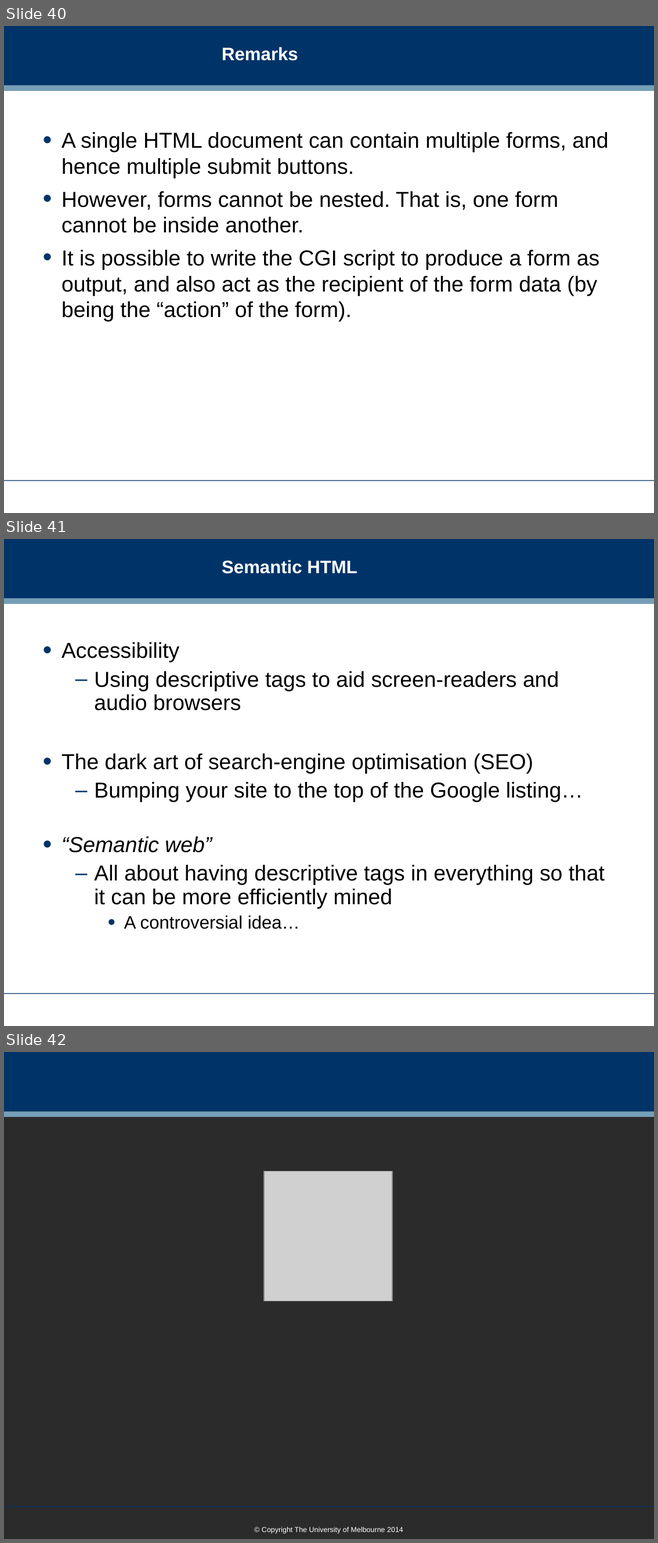
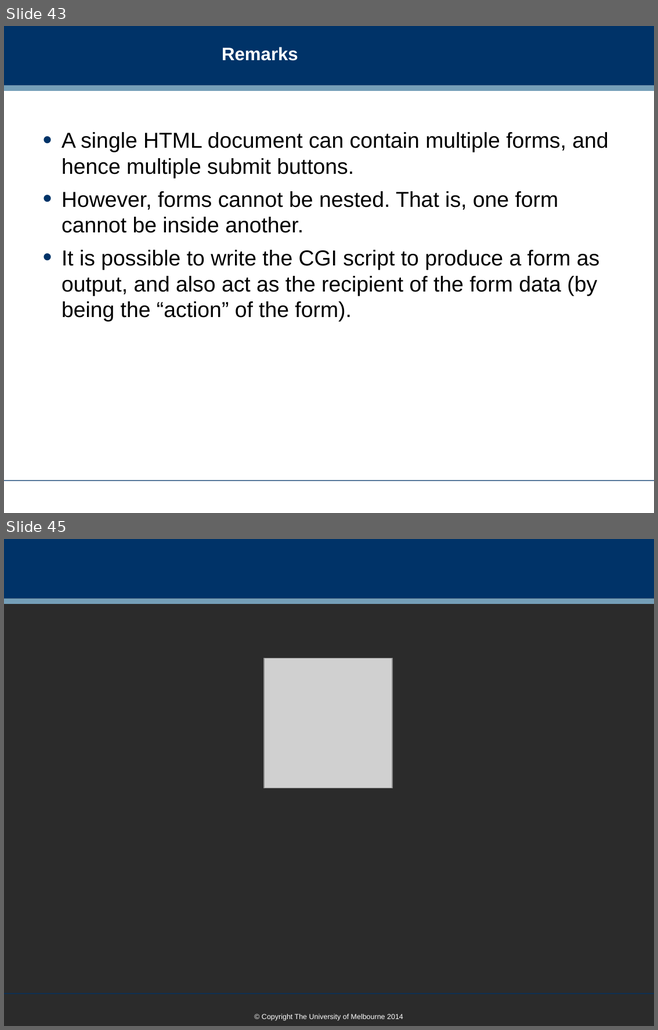
Before and after one commit to dreamind/ix, a slide deck: lectures/presenting-data/html.ppt. Shown one above the other, each under a label of ours: slides 40, 41 and 42 before the commit, slides 43 and 45 after it; the slides between them are not shown. The pictures are 658x1543 and 658x1030 pixels, drawn with LibreOffice and Linux fonts; fonts in the diff are those of the drawing; grey boxes stand for pictures; background and template pictures are left out; a plain dark background stands for a picture behind light text. Boxes give left, top, right and bottom in pixels: in the first picture for what was removed or moved away, otherwise in the second. Text is boxed around its words. In the diff, an @@ line names an element or a change of style, - is before the commit and + after.

Commit message:
Updating HTML slides and landing page

```diff
--- a/lectures/presenting-data/html.ppt
+++ b/lectures/presenting-data/html.ppt
@@ slide 41 removed at (4,539,654,1026), background #FFFFFF; not listed: 3 template elements that a slide beside it also shows @@
@@ title removed at (221,560,357,574) @@
-Semantic HTML
@@ text removed at (61,642,604,929) @@
-• Accessibility
-  – Using descriptive tags to aid screen-readers and audio browsers
-• The dark art of search-engine optimisation (SEO)
-  – Bumping your site to the top of the Google listing…
-• “Semantic web”
-  – All about having descriptive tags in everything so that it can be more efficiently mined
-    • A controversial idea…
@@ what was slide 40 is now slide 43 @@
@@ what was slide 42 is now slide 45 @@
```
Also in this commit, not shown: 10 slides changed, 6 slides added, 2 other slides removed, 1 other file.
